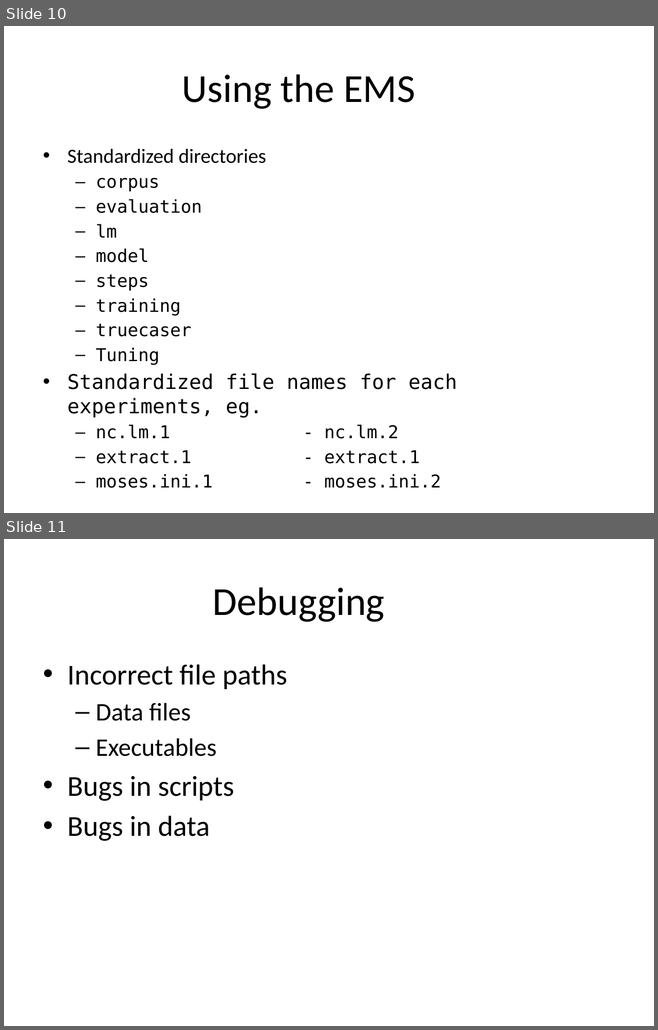
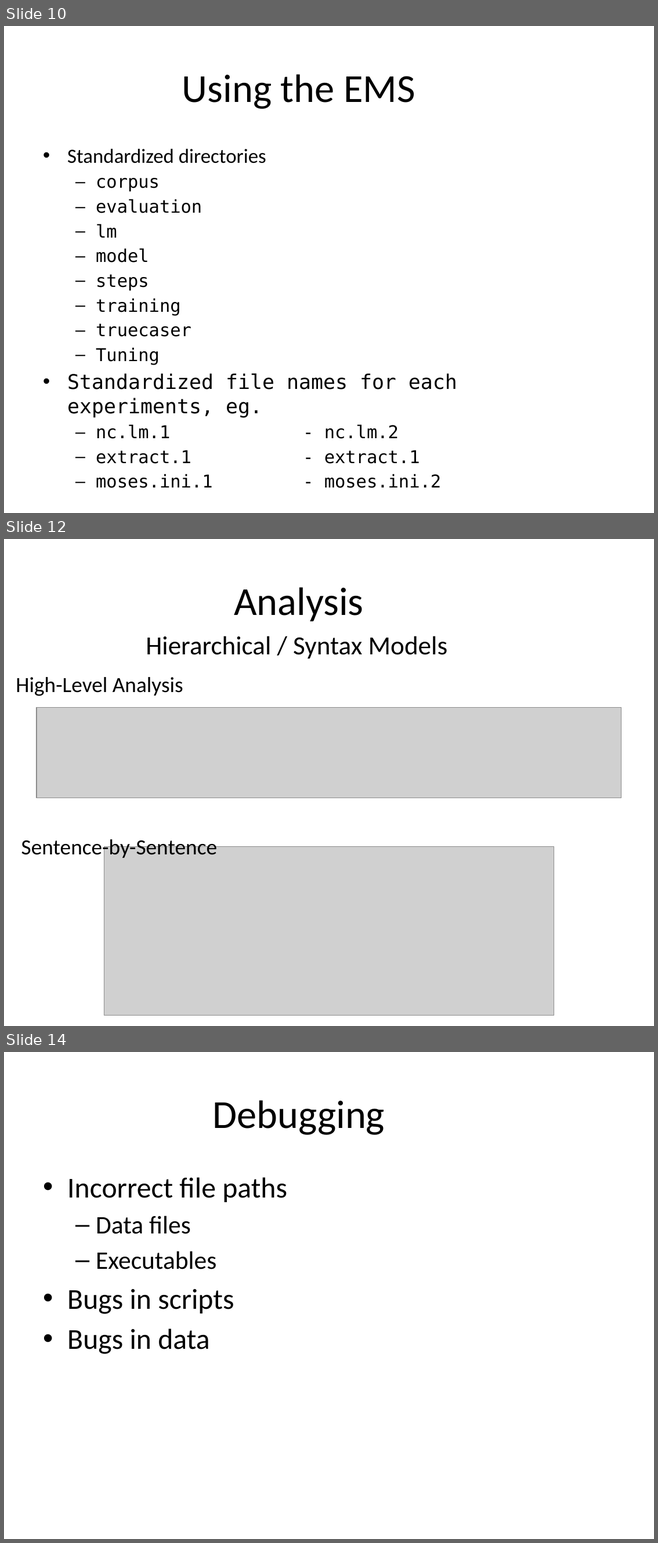
Before and after one commit to hieuhoang/papers, a slide deck: amta2012/hands-on.2012.pptx. Shown one above the other, each under a label of ours: slides 10 and 11 before the commit, slides 10, 12 and 14 after it; the slides between them are not shown. The pictures are 658x1030 and 658x1543 pixels, drawn with LibreOffice and Linux fonts; fonts in the diff are those of the drawing; grey boxes stand for pictures; background and template pictures are left out. Boxes give left, top, right and bottom in pixels: in the first picture for what was removed or moved away, otherwise in the second. Text is boxed around its words. In the diff, an @@ line names an element or a change of style, - is before the commit and + after.

```diff
--- a/amta2012/hands-on.2012.pptx
+++ b/amta2012/hands-on.2012.pptx
@@ slide 12 added at (x1=4, y1=539, x2=654, y2=1026), background #FFFFFF @@
@@ title added at (x1=234, y1=587, x2=364, y2=621), 44 pt, text #000000 @@
+Analysis
@@ text added at (x1=146, y1=636, x2=447, y2=659), 29 pt, text #000000 @@
+Hierarchical / Syntax Models
@@ text added at (x1=16, y1=677, x2=183, y2=696), 24 pt, text #000000 @@
+High-Level Analysis
@@ picture added at (x1=36, y1=707, x2=621, y2=798) @@
@@ text added at (x1=21, y1=839, x2=217, y2=860), 24 pt, text #000000 @@
+Sentence-by-Sentence
@@ picture added at (x1=104, y1=847, x2=554, y2=1016) @@
@@ what was slide 11 is now slide 14 @@
```
Also in this commit, not shown: 2 other slides added.
